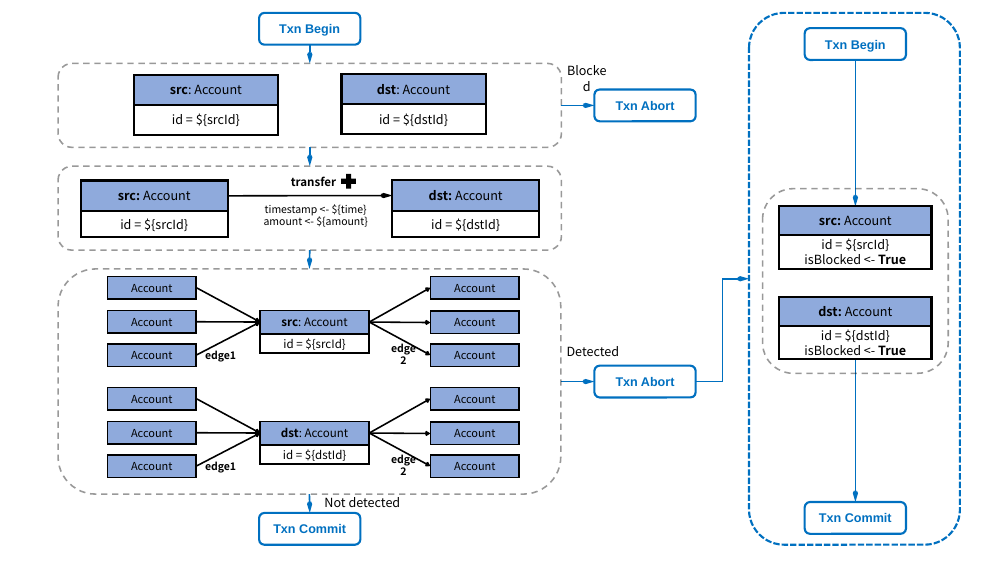
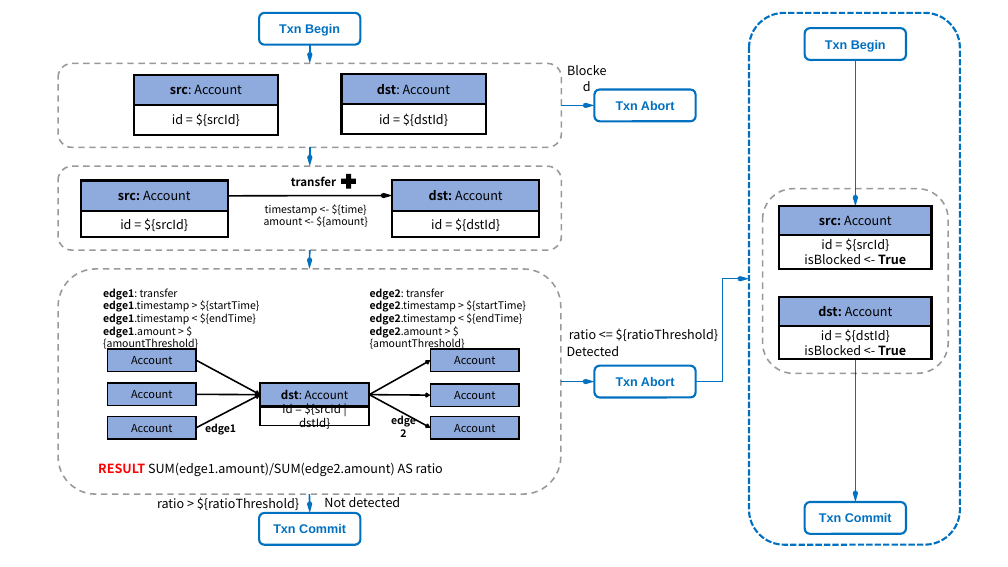
Before and after one commit to ldbc/ldbc_finbench_docs, a slide deck: slide 2 of patterns/transaction-read-write.pptx. Drawn at 1008x567 pixels with LibreOffice and Linux fonts; fonts in the diff are those of the drawing. Boxes give left, top, right and bottom in pixels: in the first picture for what was removed or moved away, otherwise in the second. Text is boxed around its words. In the diff, an @@ line names an element or a change of style, - is before the commit and + after.

Commit message:
update readwrite pattern,desc and remove cr7 edge type

```diff
--- a/patterns/transaction-read-write.pptx
+++ b/patterns/transaction-read-write.pptx
@@ group removed at (107,277,520,369): 8 rectangles, 6 arrows, 2 texts @@
-src: Account
-id = ${srcId}
-Account
-Account
-Account
-Account
-Account
-Account
-edge1
-edge2
@@ text in rectangle at (282,403,341,429): text changed @@
-id = ${dstId}
+id = ${srcId | dstId}
@@ 8 rectangles, 6 arrows, 2 texts: place and size @@
-8 rectangles, 6 arrows, 2 texts at (107,387,520,480)
+8 rectangles, 6 arrows, 2 texts at (107,349,520,442)
@@ group added at (98,288,718,510): 5 texts @@
+edge2: transfer
+edge2.timestamp > ${startTime}
+edge2.timestamp < ${endTime}
+edge2.amount > ${amountThreshold}
+edge1: transfer
+edge1.timestamp > ${startTime}
+edge1.timestamp < ${endTime}
+edge1.amount > ${amountThreshold}
+RESULT SUM(edge1.amount)/SUM(edge2.amount) AS ratio
+ratio <= ${ratioThreshold}
+ratio > ${ratioThreshold}
```
Also in this commit, not shown: 1 other slide changed, 4 other files.
